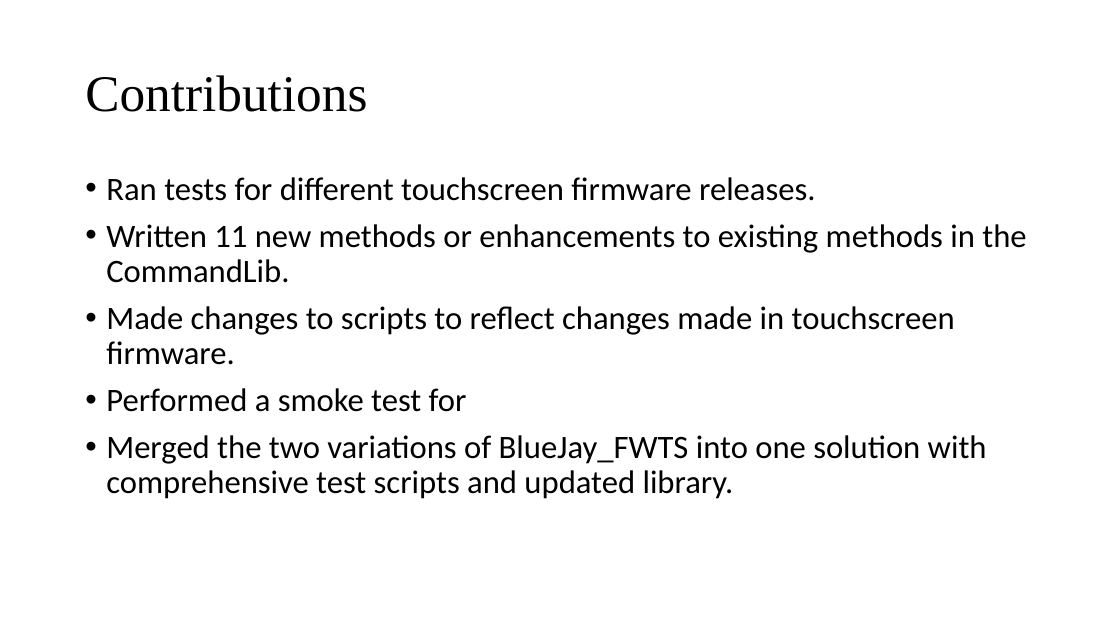
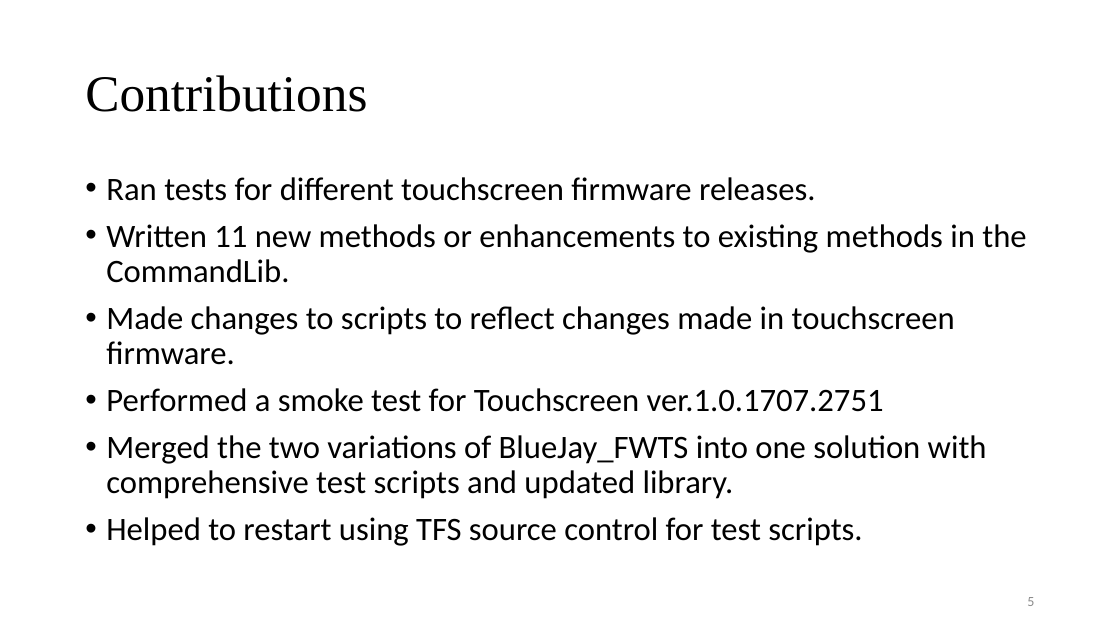
Before and after one commit to rclim-11/agilent, a slide deck: slide 5 of Internship Summary Presentation.pptx (slide 6 before the commit). Drawn at 1120x630 pixels with LibreOffice and Linux fonts; fonts in the diff are those of the drawing. Boxes give left, top, right and bottom in pixels: in the first picture for what was removed or moved away, otherwise in the second. Text is boxed around its words. In the diff, an @@ line names an element or a change of style, - is before the commit and + after.

```diff
--- a/Internship Summary Presentation.pptx
+++ b/Internship Summary Presentation.pptx
@@ text at (106, 388, 884, 412): text changed @@
-• Performed a smoke test for
+• Performed a smoke test for Touchscreen ver.1.0.1707.2751
@@ text at (106, 517, 862, 546): paragraph added @@
+• Helped to restart using TFS source control for test scripts.
@@ page number added at (1027, 597, 1034, 606), 12 pt, text #8C8C8C @@
+5
```
Also in this commit, not shown: 6 other slides changed, 1 slide removed.
